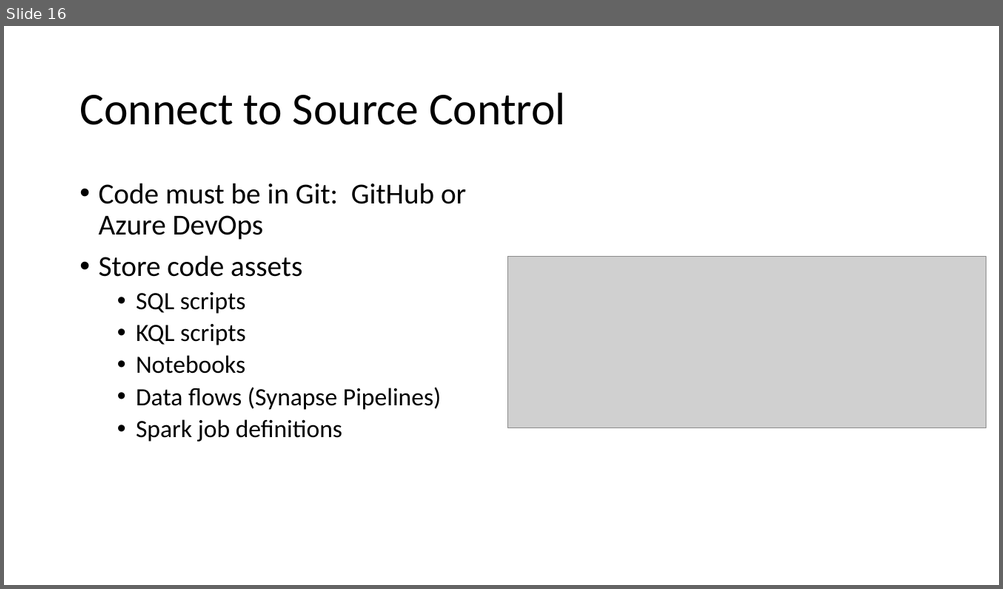
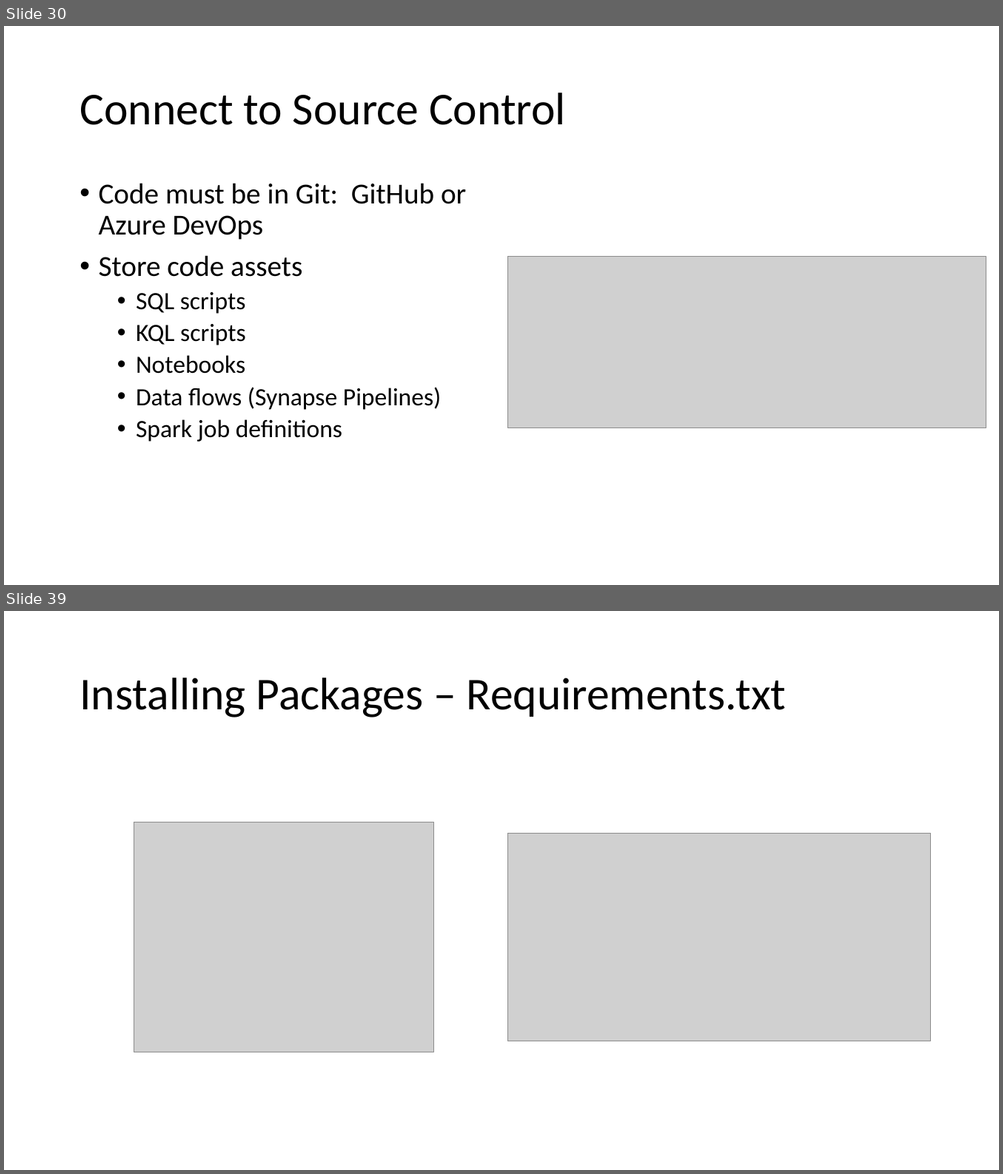
Before and after one commit to solliancenet/precon-synapse-power-bi, a slide deck: Slides/02 - Synapse Development.pptx. Shown one above the other, each under a label of ours: slide 16 before the commit, slides 30 and 39 after it; the slides between them are not shown. The pictures are 1003x589 and 1003x1174 pixels, drawn with LibreOffice and Linux fonts; fonts in the diff are those of the drawing; grey boxes stand for pictures. Boxes give left, top, right and bottom in pixels: in the first picture for what was removed or moved away, otherwise in the second. Text is boxed around its words. In the diff, an @@ line names an element or a change of style, - is before the commit and + after.

```diff
--- a/Slides/02 - Synapse Development.pptx
+++ b/Slides/02 - Synapse Development.pptx
@@ slide 39 added at (4,611,999,1170), background #FFFFFF @@
@@ title added at (79,678,786,718), 44 pt, text #000000 @@
+Installing Packages – Requirements.txt
@@ picture added at (134,822,434,1053) @@
@@ picture added at (508,833,930,1041) @@
@@ what was slide 16 is now slide 30 @@
```
Also in this commit, not shown: 2 slides changed, 48 other slides added, 3 slides removed.
